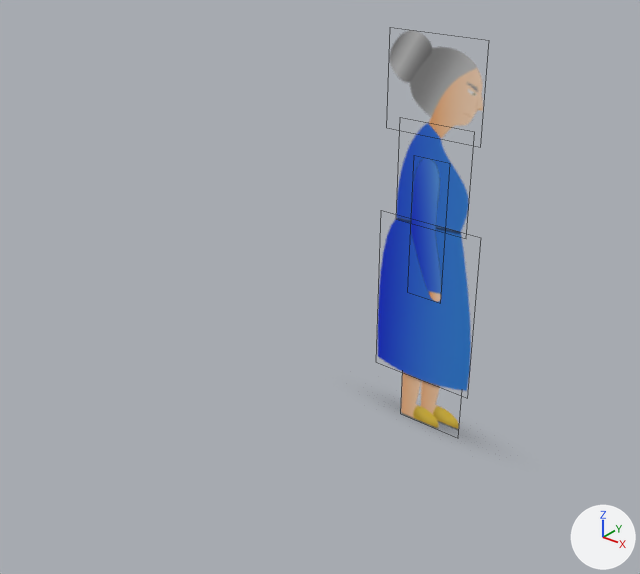
The Blender file griZZly_live/Assets/Models/Muti/mutt_idle.blend: old version first, new version second.
One viewpoint serves both versions: a 50 mm lens placed at (0.946, -1.592, 0.821), pointed at (0.006, -0.417, 0.093). Every picture has the same lights, and +X, +Y and +Z are marked at lower right. Mesh edges are drawn as thin lines.

In view in the first picture: 'jalad', 'kleit', 'käsi', 'pea', 'torso'.
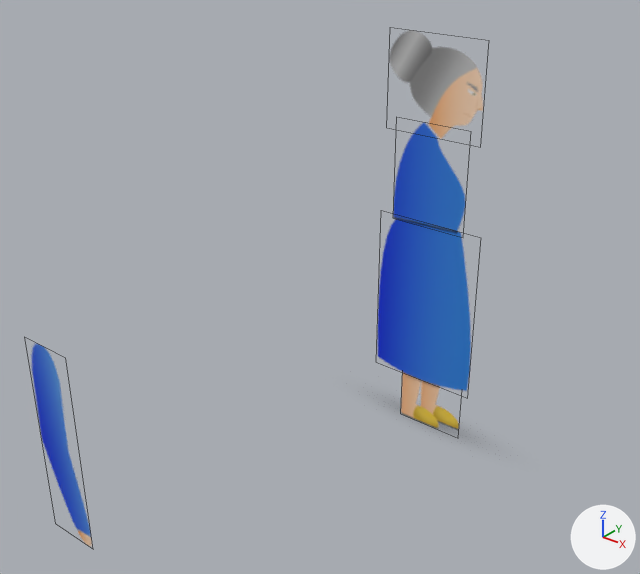
Location of each change, [x1, y1, x2, y2] in pixels of the pictures (640 x 574 px):
'käsi', moved: before [411, 158, 442, 302]; after [31, 343, 92, 546]
'torso', moved: before [396, 123, 469, 234]; after [393, 122, 466, 233]

The edits, one by one:
me_käsi has 4 vertices, 1 face and spans x -0.137..0.137, y -0.5..0.5, z 0.0.
me_käsi is used by ob_käsi; location (-0.019, 0.0, 0.067); rotation (1.571, 0.0, 0.0), in degrees (90, 0, 0); scale (0.333, 0.333, 0.333).
me_käsi part 1: the whole mesh is moved by (0.024, -0.373, 0.0).
Object 'torso' (ob_torso) moves from (-0.013, 0.0, 0.193) to (-0.021, 0.0, 0.193).
Object 'käsi' (ob_käsi) moves from (-0.019, 0.0, 0.067) to (-0.019, -1.0, 0.174).
